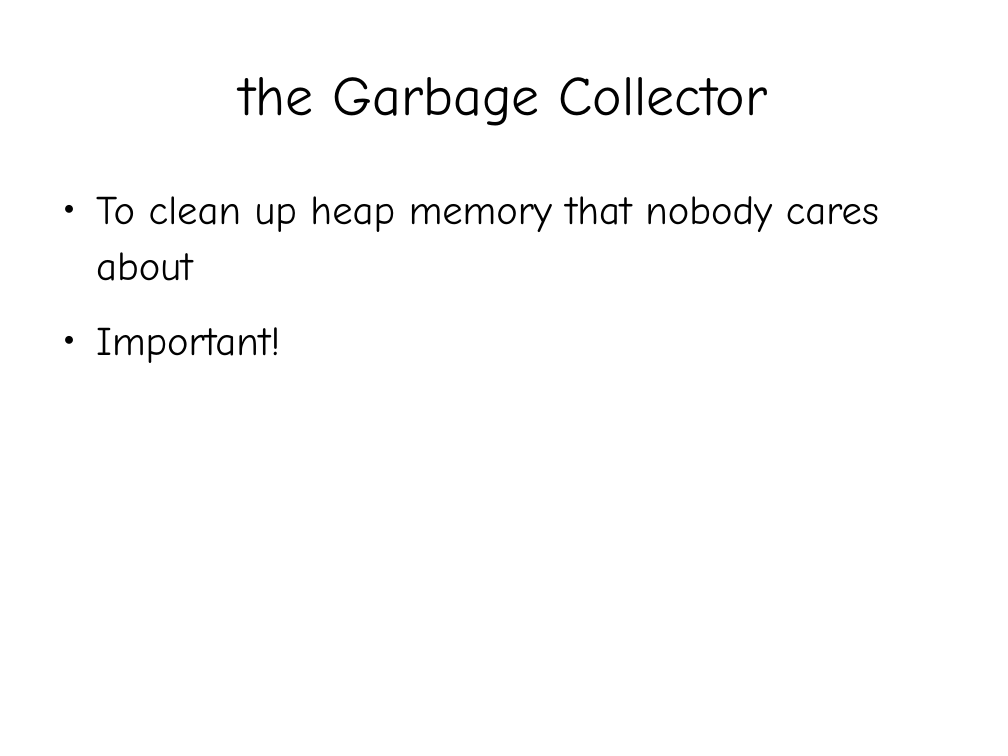
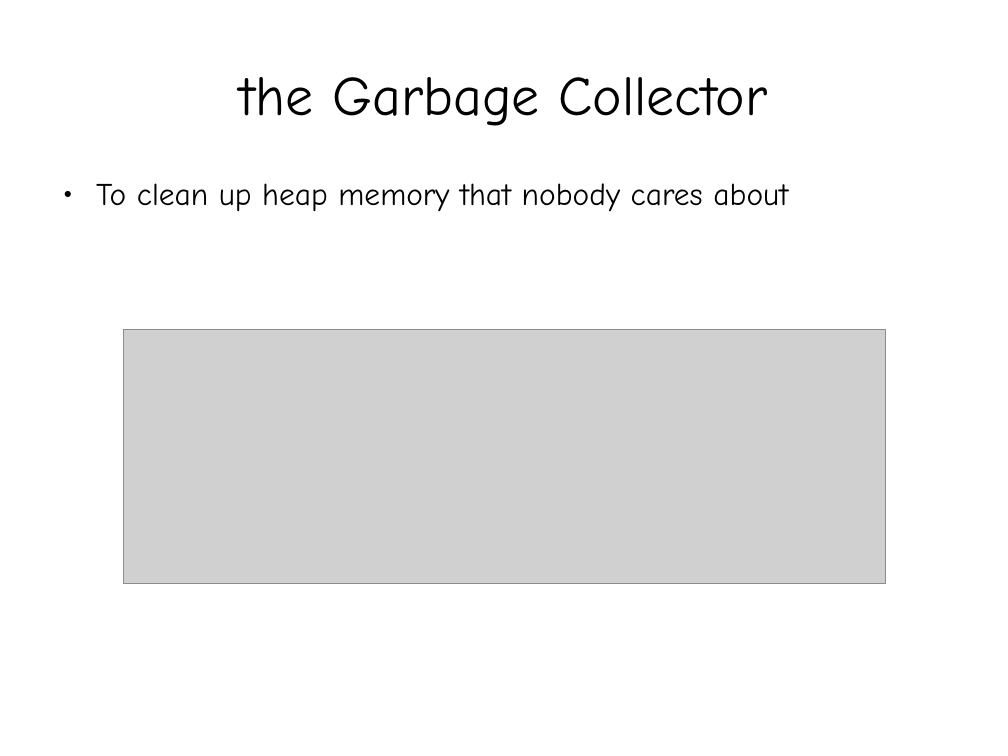
Before and after one commit to exklamationmark/talks, a slide deck: slide 10 of singapore_gophers_apr_2015/talk.odp (slide 9 before the commit). Drawn at 1008x756 pixels with LibreOffice and Linux fonts; fonts in the diff are those of the drawing; grey boxes stand for pictures. Boxes give left, top, right and bottom in pixels: in the first picture for what was removed or moved away, otherwise in the second. Text is boxed around its words. In the diff, an @@ line names an element or a change of style, - is before the commit and + after.

```diff
--- a/singapore_gophers_apr_2015/talk.odp
+++ b/singapore_gophers_apr_2015/talk.odp
@@ text "To clean up heap memory ..." at [96,183,788,212]: size 32 to 24.8 pt; line spacing 1.15 to 0.95 @@
@@ text at [96,327,280,363]: paragraph removed @@
-● Important!
@@ picture added at [123,329,885,584] @@
```
Also in this commit, not shown: 9 other slides changed, 2 slides added, 8 other files.
